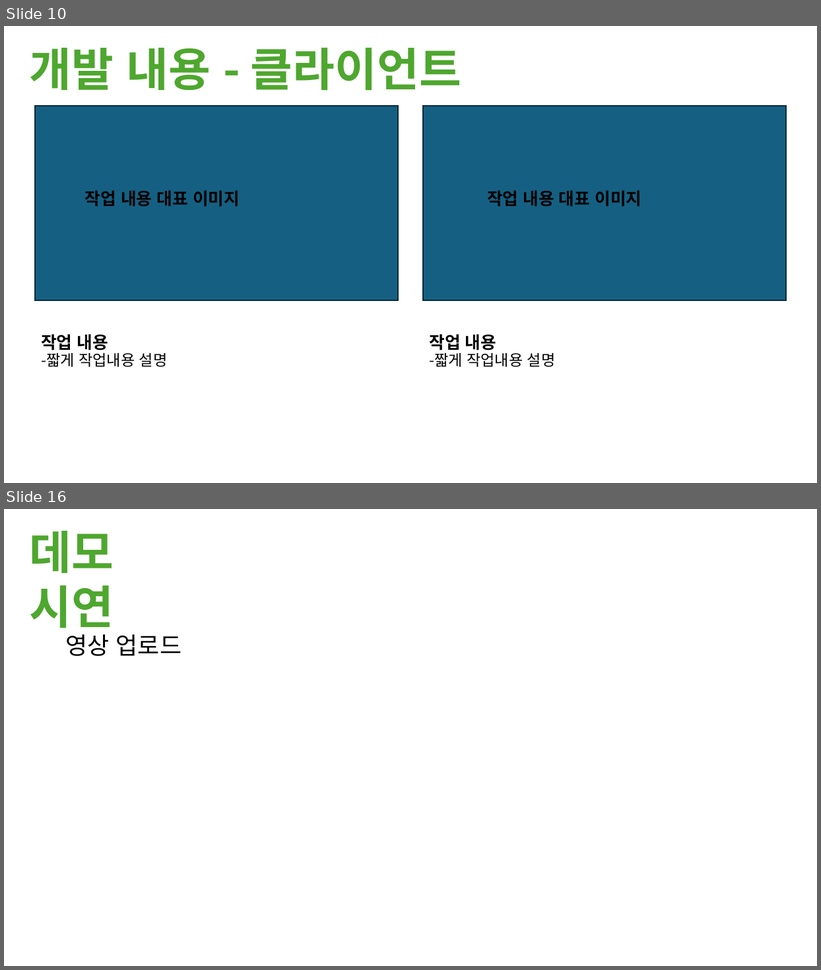
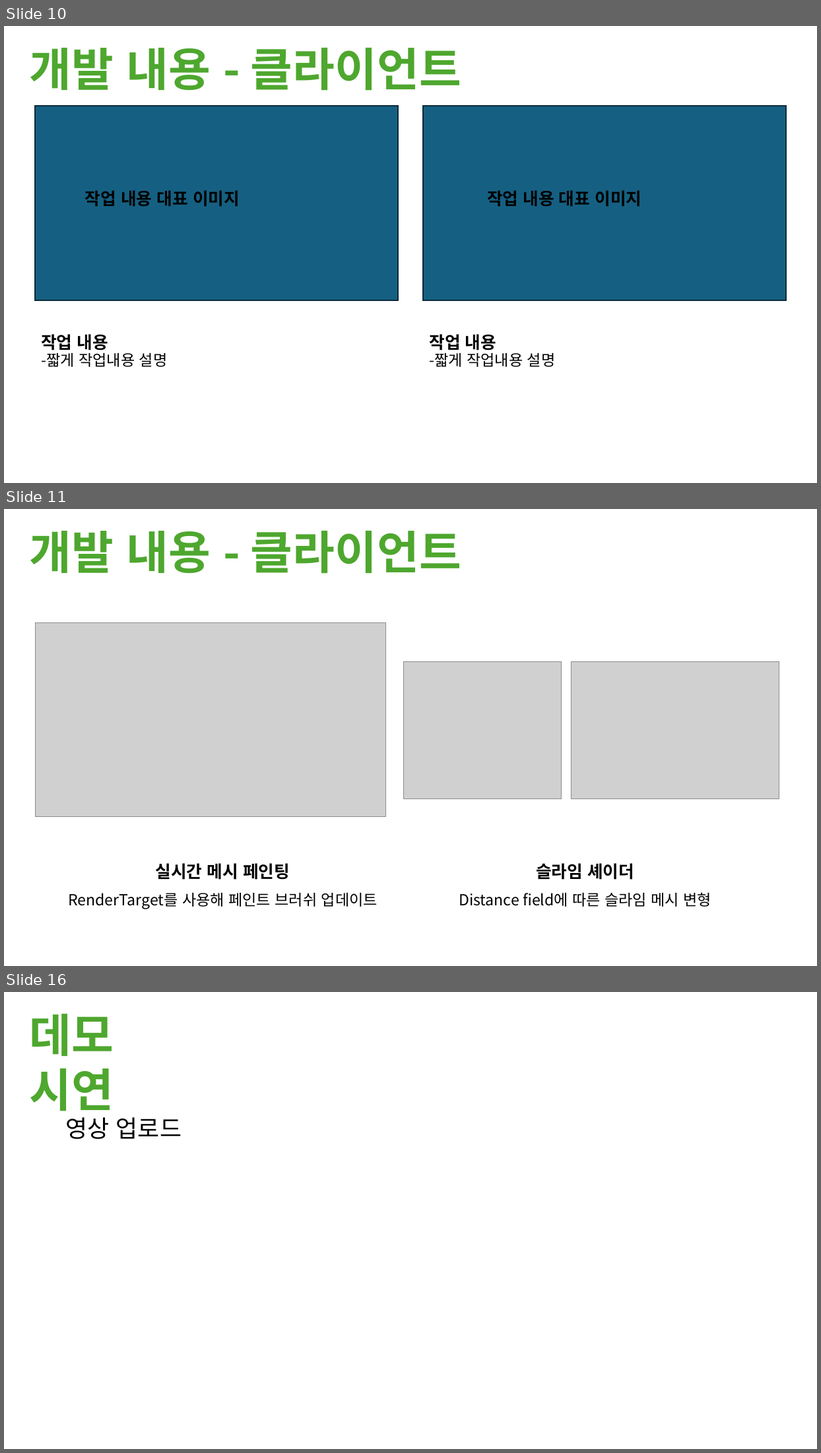
Before and after one commit to M055B411/23TH_TUK_Senior_Project, a slide deck: 제안서/EatUpAll_고윤범_노창현_양재성.pptx. Shown one above the other, each under a label of ours: slides 10 and 16 before the commit, slides 10, 11 and 16 after it; the slides between them are not shown. The pictures are 821x970 and 821x1453 pixels, drawn with LibreOffice and Linux fonts; fonts in the diff are those of the drawing; grey boxes stand for pictures. Boxes give left, top, right and bottom in pixels: in the first picture for what was removed or moved away, otherwise in the second. Text is boxed around its words. In the diff, an @@ line names an element or a change of style, - is before the commit and + after.

```diff
--- a/제안서/EatUpAll_고윤범_노창현_양재성.pptx
+++ b/제안서/EatUpAll_고윤범_노창현_양재성.pptx
@@ slide 11 added at [4, 509, 817, 966], background #FFFFFF @@
@@ text added at [30, 531, 461, 574], 54 pt, text #4EA72E, bold @@
+개발 내용 - 클라이언트
@@ picture added at [35, 623, 386, 817] @@
@@ picture added at [403, 661, 562, 799] @@
@@ picture added at [572, 661, 780, 799] @@
@@ text added at [68, 863, 378, 910], 18 pt, text #000000 @@
+실시간 메시 페인팅
+RenderTarget를 사용해 페인트 브러쉬 업데이트
@@ text added at [459, 863, 712, 907], 18 pt, text #000000 @@
+슬라임 셰이더
+Distance field에 따른 슬라임 메시 변형
```
Also in this commit, not shown: 9 slides changed, 1 other slide added, 2 slides removed, 3 other files.
